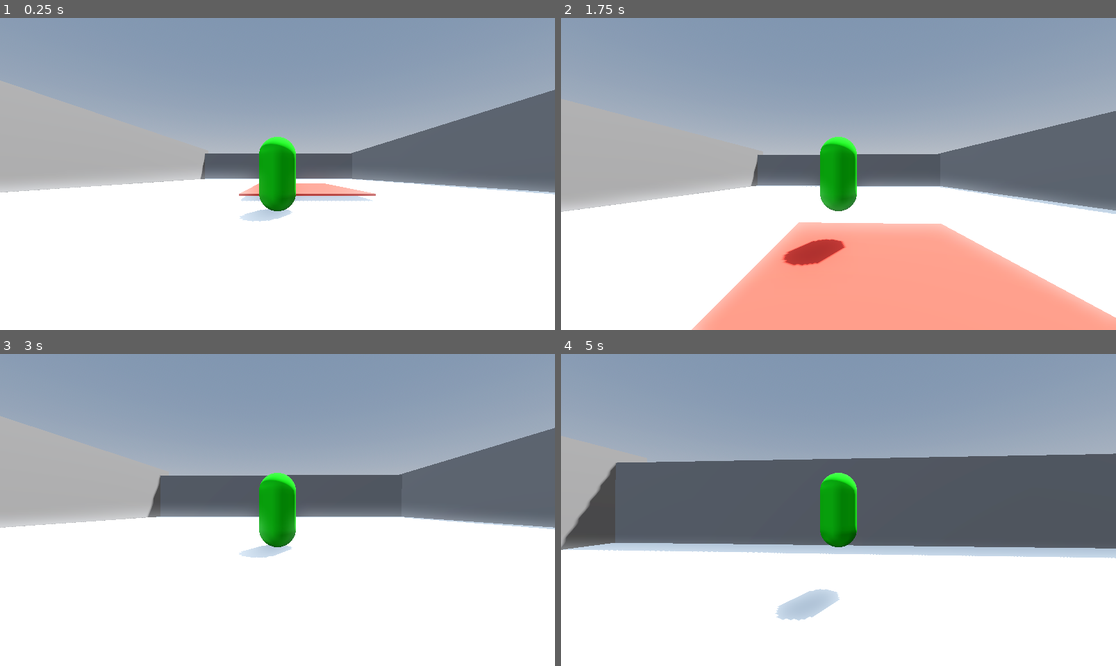
Above: before the commit, frames 1-4 (two rows, left to right).
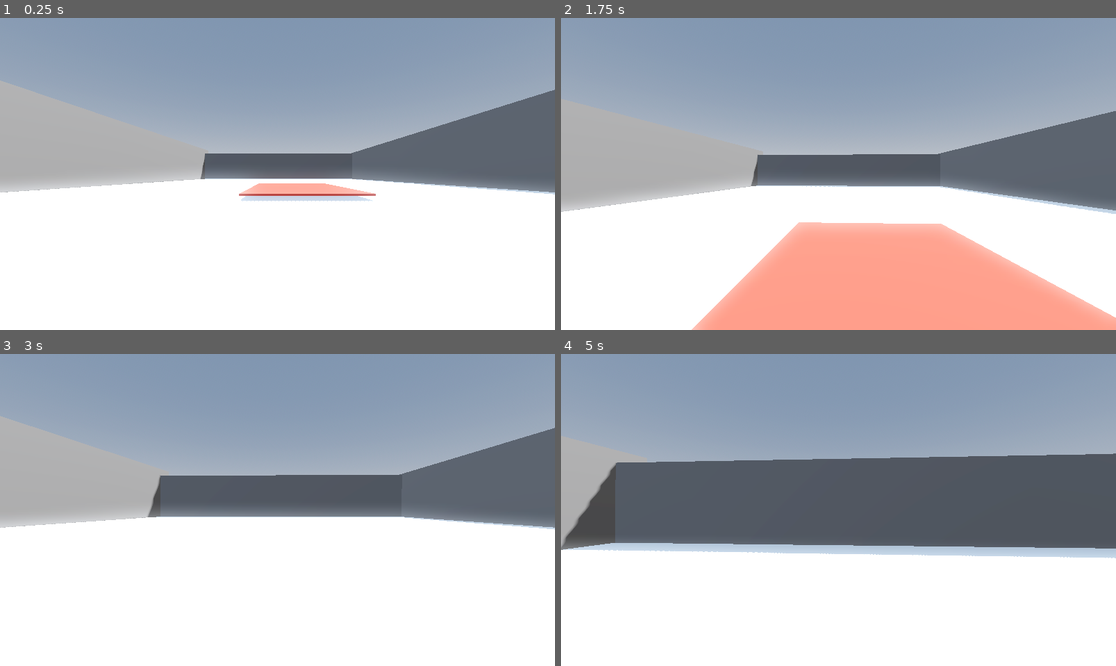
Above: after the commit, the same moments.

Repository: TylerPederson/effort
Game: Godot game, scene res://Spikes/sandbox_level_spikes.tscn
The game is run twice, just before and just after one commit, with the same random seed, the same clock (stepped at 60 frames per second) and the same inputs. This scene is started directly instead of the project's main scene.
Inputs (mouse positions are in pixels of both pictures, inside the frame that each line leads up to):
- Up to frame 1 (0.25 s): no input
- Up to frame 2 (1.75 s): tap Enter (ui_accept) at 0.5, 0.77, 1.52 s; move the mouse to (866, 174) at 0.52 s; hold Up (ui_up) from 0.53 s (still down); move the mouse to (810, 174) at 1.27 s
- Up to frame 3 (3 s): keep holding Up (ui_up); move the mouse to (288, 503) at 2.02 s; move the mouse to (271, 516) at 2.77 s
- Up to frame 4 (5 s): keep holding Up (ui_up); tap Enter (ui_accept) at 3.02, 3.77, 4.52 s; move the mouse to (877, 513) at 3.52 s; move the mouse to (794, 506) at 4.27 s

The runs differ from the first frame. In frame 1, 1.7% of the frame differs, in the area x 43-54%, y 38-66%; in frame 2, 2.1%; in frame 3, 1.7%; in frame 4, 2.1%, in the area x 38-54%, y 38-86%.

Commit message:
Implement Swing mechanics
The weapon component now supports swinging a weapon in an arc across the front of the player

Diff:
--- a/Spikes/sandbox_level_spikes.tscn
+++ b/Spikes/sandbox_level_spikes.tscn
@@ -52,6 +52,16 @@
 [node name="Player" parent="." instance=ExtResource("1_5puvd")]
 transform = Transform3D(1, 0, 0, 0, 1, 0, 0, 0, 1, 0, 1.0036719, 0)
 
+[node name="PlayerBody" parent="Player" index="0"]
+visible = false
+
+[node name="WeaponHolder" type="Node3D" parent="Player/HorizontalPivot/VerticalPivot" index="0"]
+
+[node name="Weapon_Component" parent="Player/HorizontalPivot/VerticalPivot/WeaponHolder" instance=ExtResource("5_sjeky")]
+damage = 5
+cooldown = 0.75
+attack_range = 3.0
+
 [node name="Health_Component" parent="Player" instance=ExtResource("2_7c1hg")]
 
 [node name="Hitbox_Component" parent="Player" node_paths=PackedStringArray("health_component") instance=ExtResource("3_5m3bv")]
@@ -61,15 +71,7 @@
 shape = SubResource("CapsuleShape3D_qmomh")
 
 [node name="Attack_Component" parent="Player" node_paths=PackedStringArray("weapon_holder") instance=ExtResource("4_ylna3")]
-weapon_holder = NodePath("../WeaponHolder")
-
-[node name="WeaponHolder" type="Node3D" parent="Player"]
-transform = Transform3D(1, 0, 0, 0, 1, 0, 0, 0, 1, -0.51852924, 0.2763958, 0.34650707)
-
-[node name="Weapon_Component" parent="Player/WeaponHolder" instance=ExtResource("5_sjeky")]
-transform = Transform3D(1, 0, 0, 0, 1, 0, 0, 0, 1, -0.1330992, 0, 0)
-damage = 5
-attack_range = 3.0
+weapon_holder = NodePath("../HorizontalPivot/VerticalPivot/WeaponHolder")
 
 [node name="wall1" type="CSGBox3D" parent="."]
 transform = Transform3D(0.99984723, 0.014876128, -0.009177065, -0.01480125, 0.99985707, 0.008174945, 0.009297351, -0.00803788, 0.9999245, 15.446389, 2.5910103, -8.927974)
@@ -99,6 +101,9 @@
 [node name="Spikes2" parent="Obstacles" instance=ExtResource("4_clqtg")]
 transform = Transform3D(1, 0, 0, 0, 1, 0, 0, 0, 1, -9, 0, 6)
 
+[node name="Camera3D" type="Camera3D" parent="."]
+transform = Transform3D(-0.21010599, -0.50409055, 0.8377042, -0.12263342, 0.86365086, 0.4889461, -0.969957, -2.1680231e-08, -0.24327655, 10.17388, 3.9328036, 8.195225)
+
 [node name="Dummies" type="Node3D" parent="."]
 
 [node name="TargetDummy" parent="Dummies" instance=ExtResource("5_67b5x")]
@@ -112,3 +117,5 @@
 
 [node name="TargetDummy4" parent="Dummies" instance=ExtResource("5_67b5x")]
 transform = Transform3D(-1, 0, 8.742278e-08, 0, 1, 0, -8.742278e-08, 0, -1, 10.234814, 0, 15.1486435)
+
+[editable path="Player"]
--- a/stats-and-combat/Components/weapon_component.gd
+++ b/stats-and-combat/Components/weapon_component.gd
@@ -1,4 +1,4 @@
-extends Node
+extends Node3D
 class_name WeaponComponent
 
 signal attack_finished
@@ -10,7 +10,7 @@
 }
 
 
-var attackStyle : WeaponAttackStyle = WeaponAttackStyle.STAB
+var attackStyle : WeaponAttackStyle = WeaponAttackStyle.SWING
 
 @export var damage : int = 1
 @export var cooldown : float = 0.5
@@ -20,6 +20,7 @@
 
 @onready var timer: Timer = $Timer
 @onready var attack_cast: RayCast3D = %AttackCast
+@onready var swing_path_follow: PathFollow3D = %SwingPathFollow
 
 func set_attack_style(style: String):
 	match style.to_lower():
@@ -36,6 +37,10 @@
 func _physics_process(delta: float) -> void:
 	if attacking:
 		attack_cast.deal_damage(damage)
+
+		if attackStyle == WeaponAttackStyle.SWING:
+			swing_path_follow.progress_ratio += delta / cooldown
+			attack_cast.position = swing_path_follow.position
 
 func can_attack() -> bool:
 	return ready_to_use
@@ -64,10 +69,15 @@
 func _stab():
 	attacking = true
 	attack_cast.enabled = true
-	attack_cast.target_position = -Vector3.FORWARD * attack_range
+	attack_cast.position = transform.origin
+	attack_cast.target_position = Vector3.FORWARD * attack_range
 
 func _swing():
-	pass
+	attacking = true
+	attack_cast.enabled = true
+	swing_path_follow.progress_ratio = 0.0
+	attack_cast.position = swing_path_follow.position
+	attack_cast.target_position = Vector3.FORWARD * attack_range
 
 func _shoot():
 	pass
--- a/stats-and-combat/Components/weapon_component.tscn
+++ b/stats-and-combat/Components/weapon_component.tscn
@@ -1,7 +1,14 @@
-[gd_scene load_steps=3 format=3 uid="uid://ctpmannwcqc02"]
+[gd_scene load_steps=4 format=3 uid="uid://ctpmannwcqc02"]
 
 [ext_resource type="Script" uid="uid://ceqis4ngjspbn" path="res://stats-and-combat/Components/weapon_component.gd" id="1_tnkkm"]
 [ext_resource type="Script" uid="uid://dejjvloqulsca" path="res://stats-and-combat/Components/attack_cast.gd" id="2_6v18b"]
+
+[sub_resource type="Curve3D" id="Curve3D_6v18b"]
+_data = {
+"points": PackedVector3Array(0, 0, 0, 0, 0, 0, 1.5, 0, 0, 0.35, 0, 0.4, -0.35, 0, -0.4, 1, 0, -1, 0.35, 0, -0.4, -0.35, 0, 0.4, -1, 0, -1, 0, 0, 0, 0, 0, 0, -1.5, 0, 0),
+"tilts": PackedFloat32Array(0, 0, 0, 0)
+}
+point_count = 4
 
 [node name="Weapon_Component" type="Node3D"]
 script = ExtResource("1_tnkkm")
@@ -13,4 +20,13 @@
 collide_with_areas = true
 script = ExtResource("2_6v18b")
 
+[node name="SwingPath" type="Path3D" parent="."]
+curve = SubResource("Curve3D_6v18b")
+debug_custom_color = Color(0, 0.56698596, 0.4811179, 1)
+
+[node name="SwingPathFollow" type="PathFollow3D" parent="SwingPath"]
+unique_name_in_owner = true
+transform = Transform3D(0.97012407, 0, 0.242531, 0, 0.99999976, 0, -0.242531, 0, 0.97012407, 1.5, 0, 0)
+loop = false
+
 [connection signal="timeout" from="Timer" to="." method="_on_timer_timeout"]
